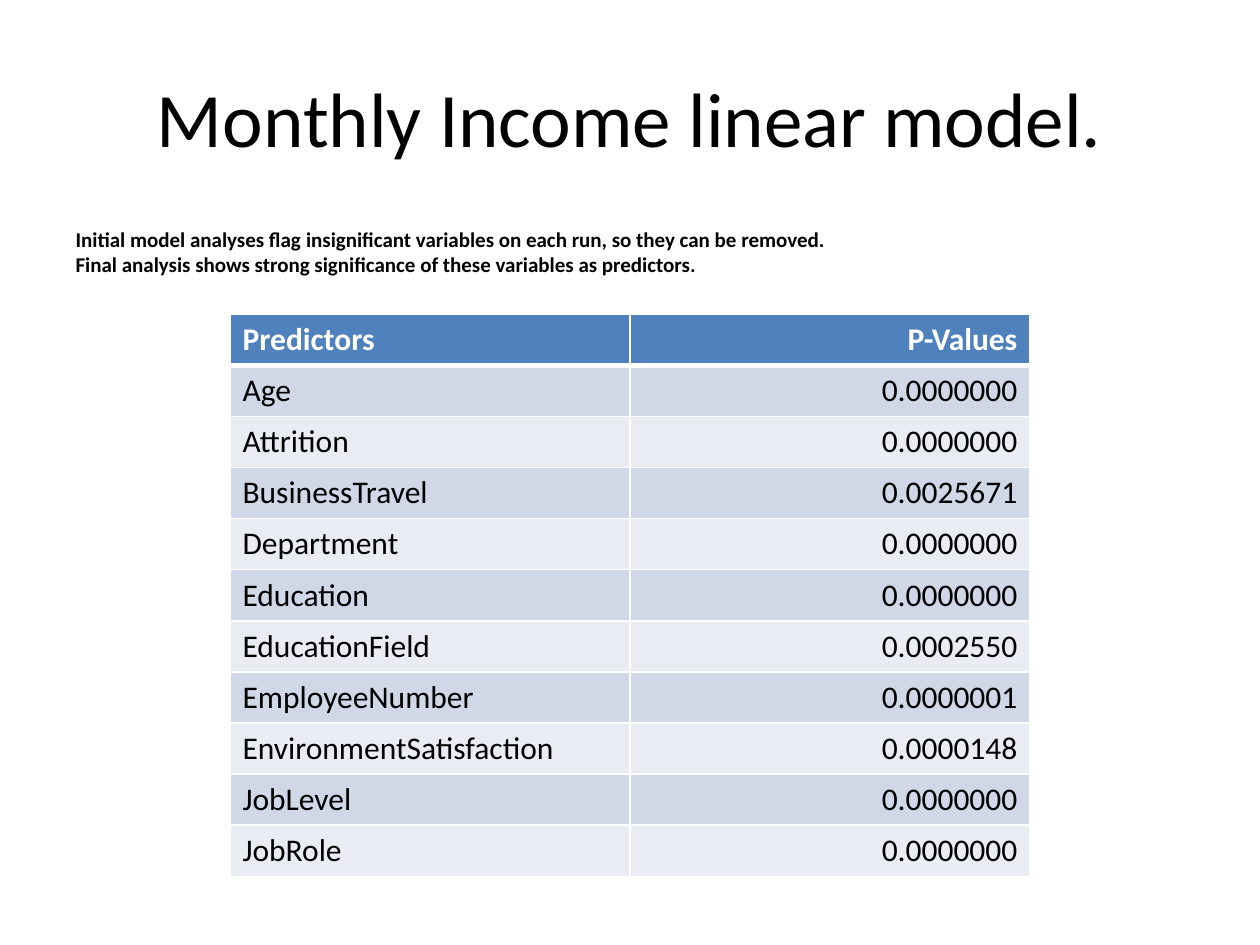
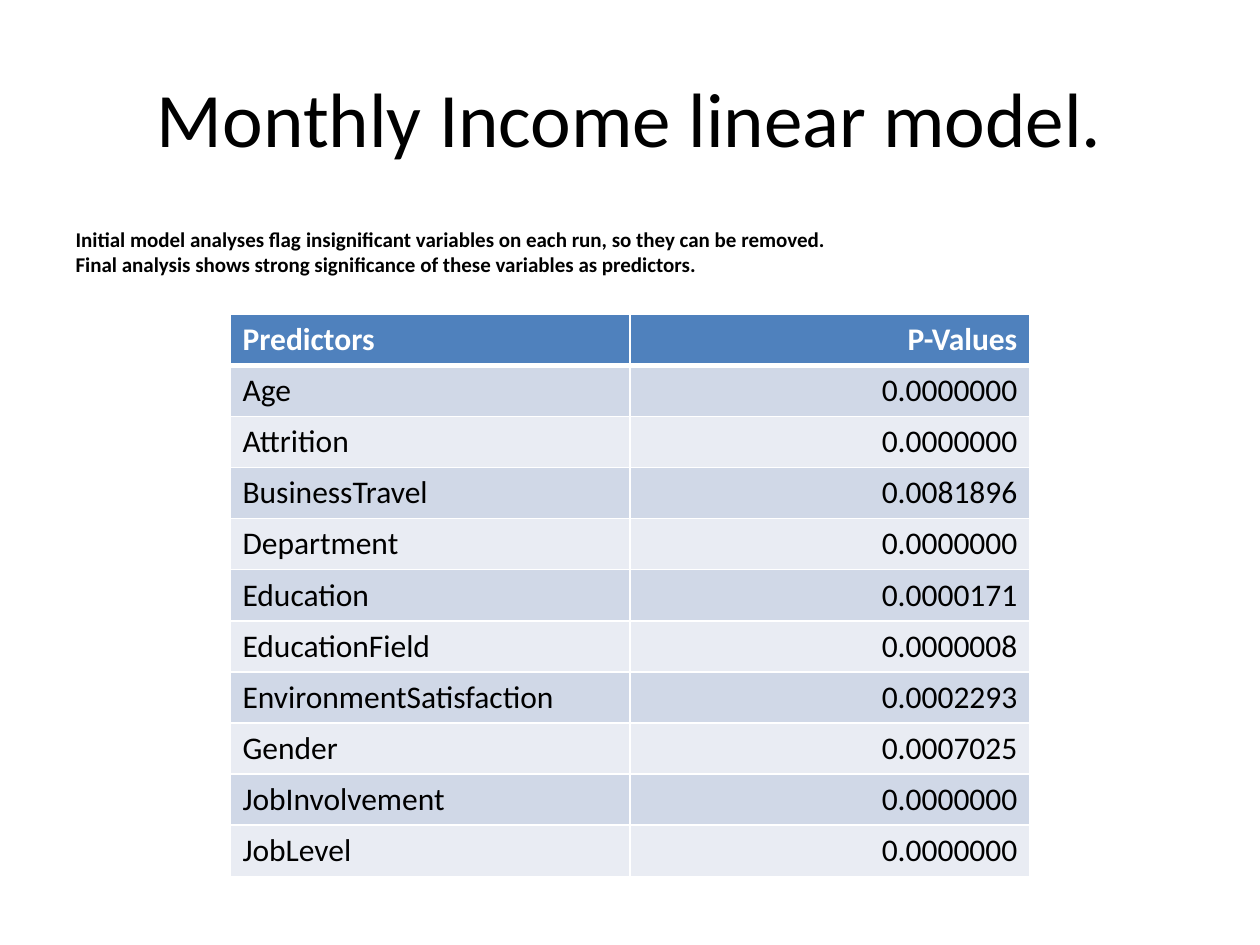
Before and after one commit to msherga/CaseStudy2DDS, a slide deck: slide 9 of Slides/casestudy2ppt.pptx. Drawn at 1260x945 pixels with LibreOffice and Linux fonts; fonts in the diff are those of the drawing. Boxes give left, top, right and bottom in pixels: in the first picture for what was removed or moved away, otherwise in the second. Text is boxed around its words. In the diff, an @@ line names an element or a change of style, - is before the commit and + after.

```diff
--- a/Slides/casestudy2ppt.pptx
+++ b/Slides/casestudy2ppt.pptx
@@ table at bbox=[229, 314, 1028, 868] @@
-row 4, column 2: 0.0025671
+row 4, column 2: 0.0081896
-row 6: Education | 0.0000000
-row 7: EducationField | 0.0002550
-row 8: EmployeeNumber | 0.0000001
-row 9: EnvironmentSatisfaction | 0.0000148
+row 6: Education | 0.0000171
+row 7: EducationField | 0.0000008
+row 8: EnvironmentSatisfaction | 0.0002293
+row 9: Gender | 0.0007025
+row 10: JobInvolvement | 0.0000000
-row 11: JobRole | 0.0000000
```
Also in this commit, not shown: 6 other slides changed, 2 other files.
